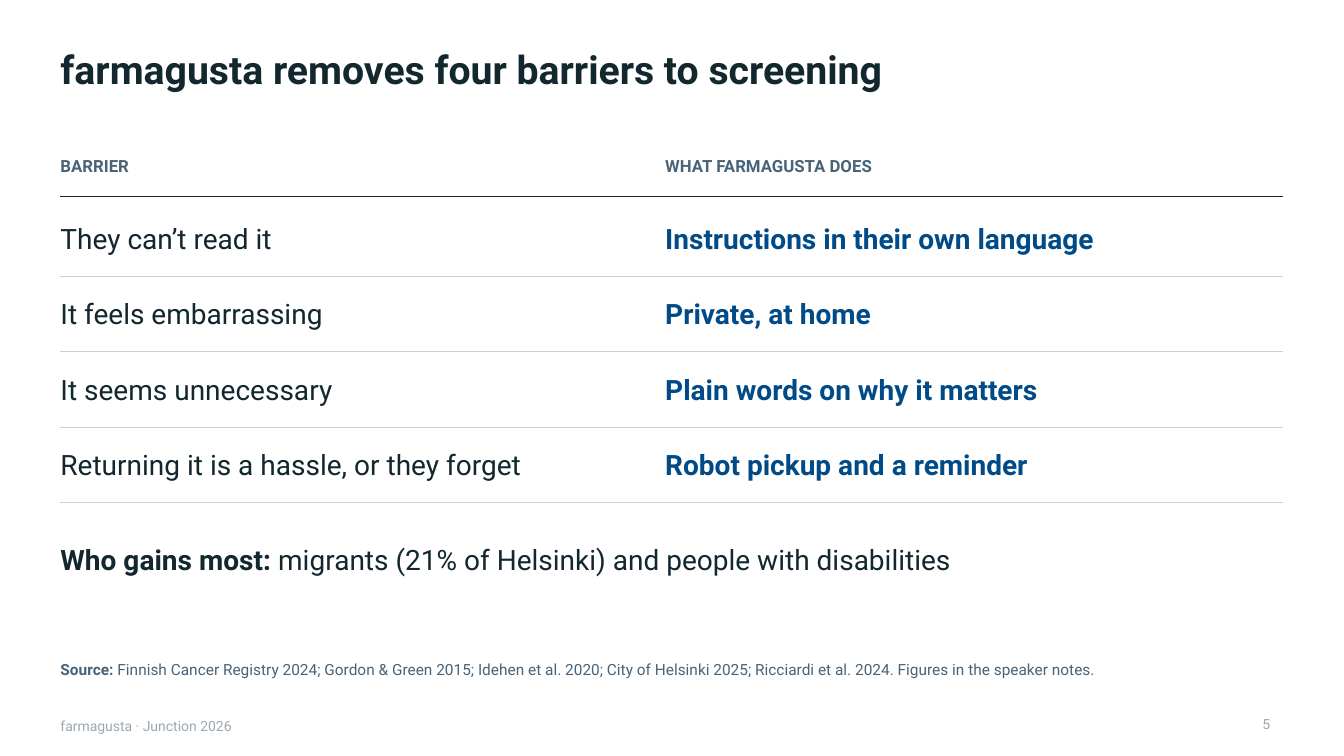
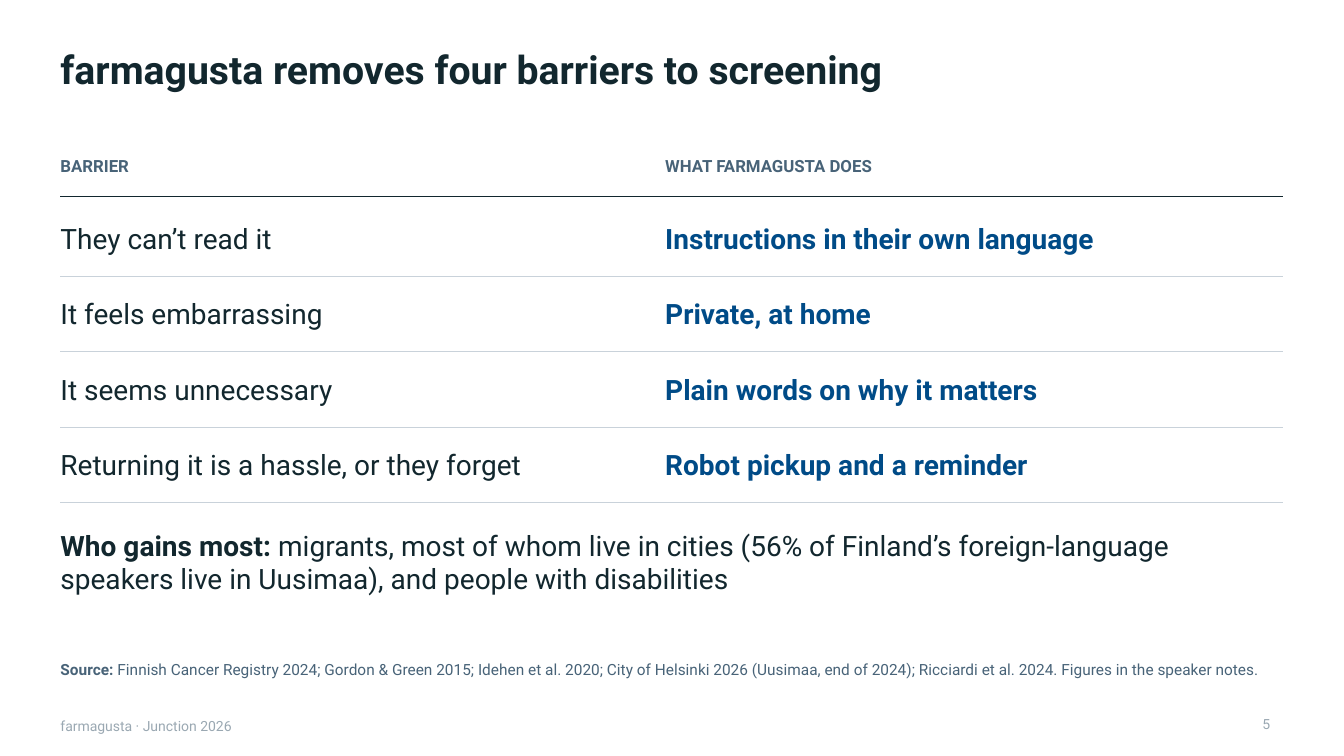
Before and after one commit to rromppanen/junction26, a slide deck: slide 5 of docs/pitch/farmagusta-screening-attendance.pptx. Drawn at 1344x756 pixels with LibreOffice and Linux fonts; fonts in the diff are those of the drawing. Boxes give left, top, right and bottom in pixels: in the first picture for what was removed or moved away, otherwise in the second. Text is boxed around its words. In the diff, an @@ line names an element or a change of style, - is before the commit and + after.

```diff
--- a/docs/pitch/farmagusta-screening-attendance.pptx
+++ b/docs/pitch/farmagusta-screening-attendance.pptx
@@ text at (60,534,1169,595): text changed @@
-Who gains most: migrants (21% of Helsinki) and people with disabilities
+Who gains most: migrants, most of whom live in cities (56% of Finland’s foreign-language speakers live in Uusimaa), and people with disabilities
@@ text at (60,663,1259,679): text changed @@
-Source: Finnish Cancer Registry 2024; Gordon & Green 2015; Idehen et al. 2020; City of Helsinki 2025; Ricciardi et al. 2024. Figures in the speaker notes.
+Source: Finnish Cancer Registry 2024; Gordon & Green 2015; Idehen et al. 2020; City of Helsinki 2026 (Uusimaa, end of 2024); Ricciardi et al. 2024. Figures in the speaker notes.
```
Also in this commit, not shown: 2 other slides changed, 1 slide added.
